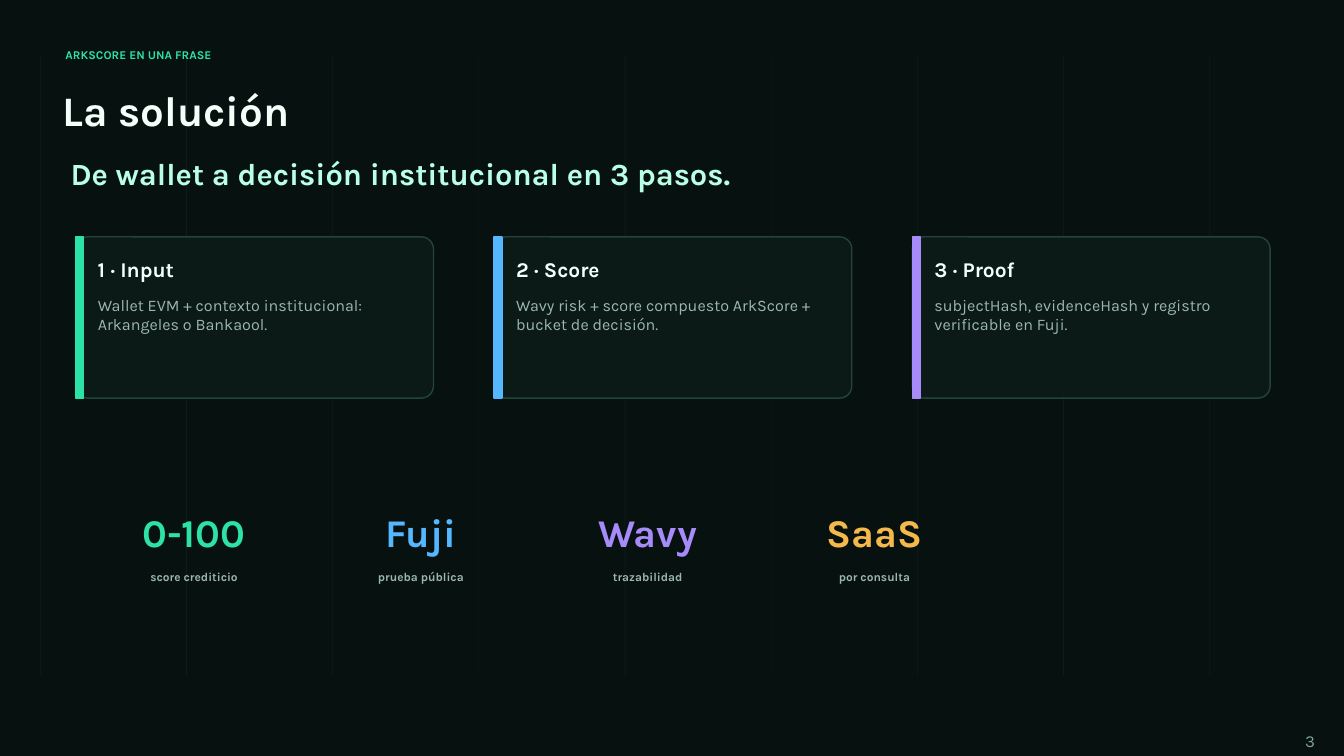
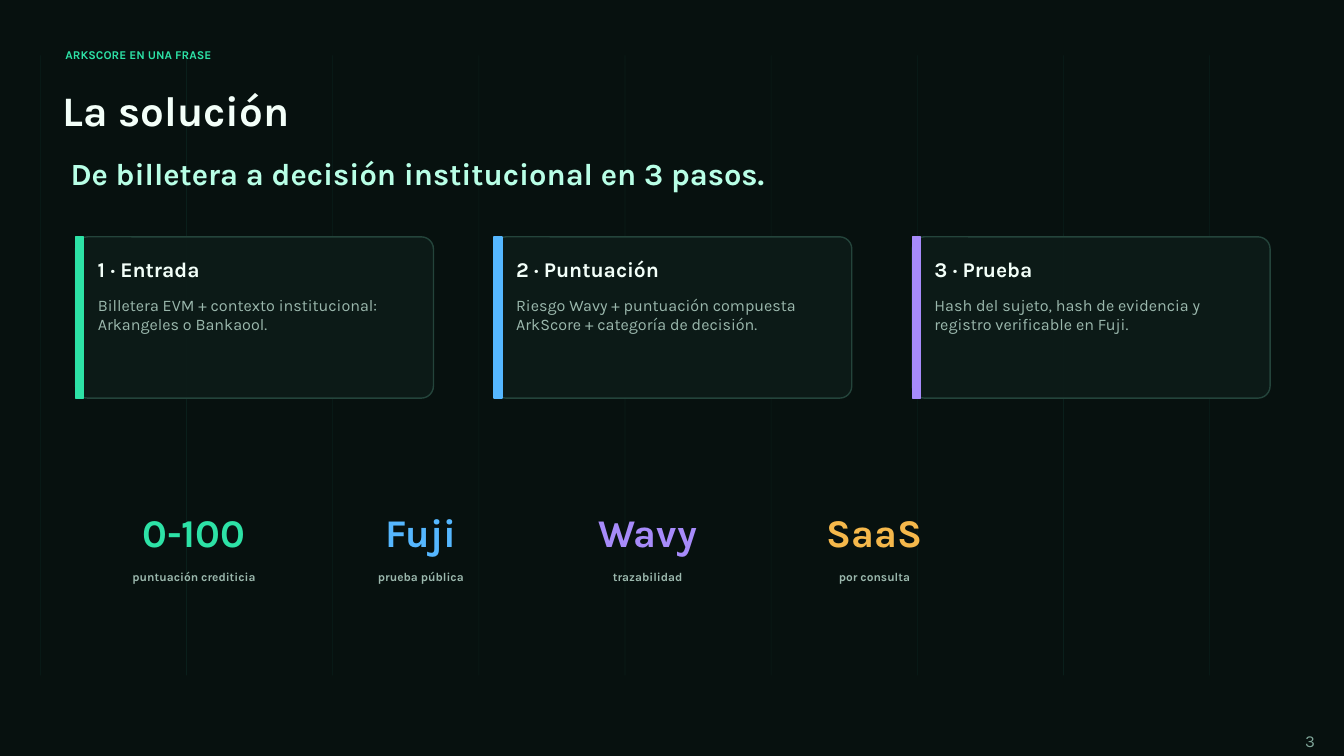
Before and after one commit to felirami/ArkScore, a slide deck: slide 3 of ArkScore-Pitch-Deck-ES.pptx. Drawn at 1344x756 pixels with LibreOffice and Linux fonts; fonts in the diff are those of the drawing. Boxes give left, top, right and bottom in pixels: in the first picture for what was removed or moved away, otherwise in the second. Text is boxed around its words. In the diff, an @@ line names an element or a change of style, - is before the commit and + after.

```diff
--- a/ArkScore-Pitch-Deck-ES.pptx
+++ b/ArkScore-Pitch-Deck-ES.pptx
@@ text at (71,161,764,193): text changed @@
-De wallet a decisión institucional en 3 pasos.
+De billetera a decisión institucional en 3 pasos.
@@ text at (98,262,199,278): text changed @@
-1 · Input
+1 · Entrada
@@ text at (516,260,659,278): text changed @@
-2 · Score
+2 · Puntuación
@@ text at (934,262,1033,278): text changed @@
-3 · Proof
+3 · Prueba
@@ text at (516,299,796,334): text changed @@
-Wavy risk + score compuesto ArkScore + bucket de decisión.
+Riesgo Wavy + puntuación compuesta ArkScore + categoría de decisión.
@@ text at (98,300,377,334): text changed @@
-Wallet EVM + contexto institucional: Arkangeles o Bankaool.
+Billetera EVM + contexto institucional: Arkangeles o Bankaool.
@@ text at (934,300,1200,334): text changed @@
-subjectHash, evidenceHash y registro verificable en Fuji.
+Hash del sujeto, hash de evidencia y registro verificable en Fuji.
@@ text at (132,572,255,584): text changed @@
-score crediticio
+puntuación crediticia
```
Also in this commit, not shown: 7 other slides changed, 1 other file.
